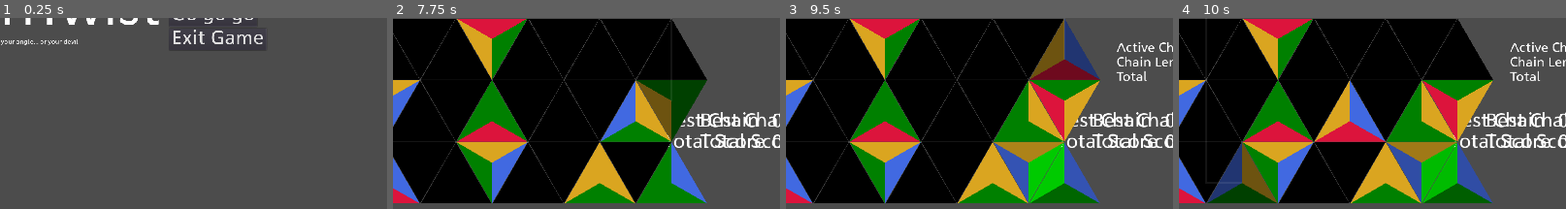
Above: before the commit, frames 1-4 (left to right).
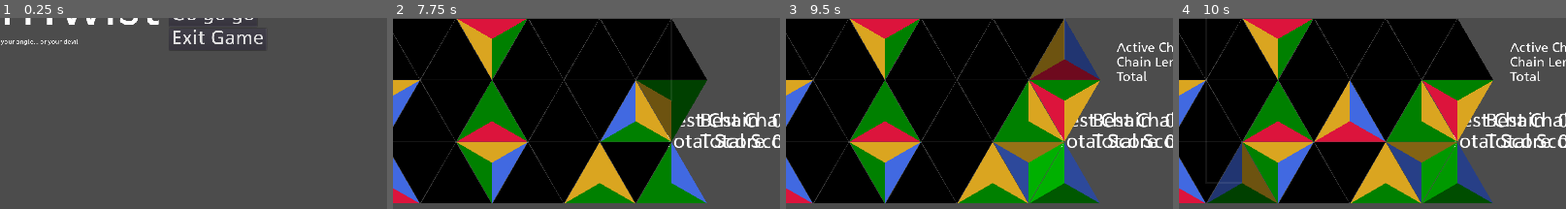
Above: after the commit, the same moments.

Repository: BoatsandJoes/tri-twist
Game: Godot game, scene res://scenes/ui/MainMenu.tscn
The game is run twice, just before and just after one commit, with the same random seed, the same clock (stepped at 60 frames per second) and the same inputs.
Inputs:
- Up to frame 1 (0.25 s): no input
- Up to frame 2 (7.75 s): click "Go go go" at 0.5 s; tap Enter (ui_accept) at 1.25, 1.52, 2.27, 3.77, 4.52, 5.27, 6.77, 7.52 s; hold Keypad 6 (clockwise) 1.28-2.03 s; hold Up (ui_up) 1.28-2.78 s; tap Keypad 7 (counterclockwise) every 1.5 s from 2.1 to 6.6 s; hold Keypad 6 (clockwise) 2.78-3.53 s; hold A (left) 2.78-4.28 s; hold Down (ui_down) 4.28-5.03 s; hold Keypad 6 (clockwise) 4.28-5.03 s; hold D (right) 5.03-5.78 s; hold Up (ui_up) 5.78-6.53 s; hold Keypad 6 (clockwise) 5.78-6.53 s; hold D (right) from 6.53 s (still down); hold Keypad 6 (clockwise) from 7.28 s (still down)
- Up to frame 3 (9.5 s): release Keypad 6 (clockwise) at 8.03 s; tap Keypad 7 (counterclockwise) at 8.1 s; tap Enter (ui_accept) at 8.27 s; release D (right) at 8.78 s; hold Down (ui_down) from 8.78 s (still down); hold Keypad 6 (clockwise) from 8.78 s (still down)
- Up to frame 4 (10 s): release Down (ui_down) at 9.53 s; release Keypad 6 (clockwise) at 9.53 s; hold A (left) from 9.53 s (still down); tap Keypad 7 (counterclockwise) at 9.6 s; tap Enter (ui_accept) at 9.77 s
The pictures show only the part of the screen within x 30-80%, y 50-100%; the shares and areas given below are measured in that part.

Frames 1-2 are identical in both runs. In frame 3, 1.9% of the frame differs, in the area x 62-72%, y 65-97%; in frame 4, 4.8%, in the area x 53-81%, y 64-97%.

Commit message:
Ghost will not fake tumble off falling pieces. Clear delay effect tweaked slightly.

Diff:
--- a/scenes/TriangleCell.gd
+++ b/scenes/TriangleCell.gd
@@ -537,6 +537,7 @@
 			direction = Direction.LEFT
 		# If we can't roll, try to fall.
 		if emptyCell == null || !emptyCell.is_empty():
+			breakpoint
 			tumbleResult = Direction.VERTICAL
 			emptyCell = get_parent().get_neighbor(rowIndex, columnIndex, Direction.VERTICAL_POINT)
 			direction = Direction.VERTICAL_POINT
@@ -551,12 +552,12 @@
 		var rightNeighbor = get_parent().get_neighbor(rowIndex, columnIndex, Direction.RIGHT)
 		var leftNeighborFilled = leftNeighbor == null || !leftNeighbor.is_empty()
 		var rightNeighborFilled = rightNeighbor == null || !rightNeighbor.is_empty()
-		# Don't tumble unless only one neighbor is filled
+		# Don't tumble unless only one neighbor is filled, and it is not falling
 		if (leftNeighborFilled != rightNeighborFilled):
-			if leftNeighborFilled:
+			if leftNeighborFilled && (leftNeighbor == null || !leftNeighbor.is_falling()):
 				emptyCell = rightNeighbor
 				direction = Direction.LEFT
-			else:
+			elif rightNeighbor == null || !rightNeighbor.is_falling():
 				emptyCell = leftNeighbor
 				direction = Direction.RIGHT
 	if direction == Direction.LEFT || direction == Direction.RIGHT:
@@ -566,7 +567,7 @@
 # Called every frame. 'delta' is the elapsed time since the previous frame.
 func _process(delta):
 	if !$ClearTimer.is_stopped():
-		var timeLeftRatio = ($ClearTimer.time_left + 0.4 * ($ClearTimer.wait_time - $ClearTimer.time_left)) / $ClearTimer.wait_time
+		var timeLeftRatio = ($ClearTimer.time_left + 0.1 * ($ClearTimer.wait_time - $ClearTimer.time_left)) / $ClearTimer.wait_time
 		set_modulate(Color(timeLeftRatio, timeLeftRatio, timeLeftRatio))
 
 func _on_ClearTimer_timeout():
